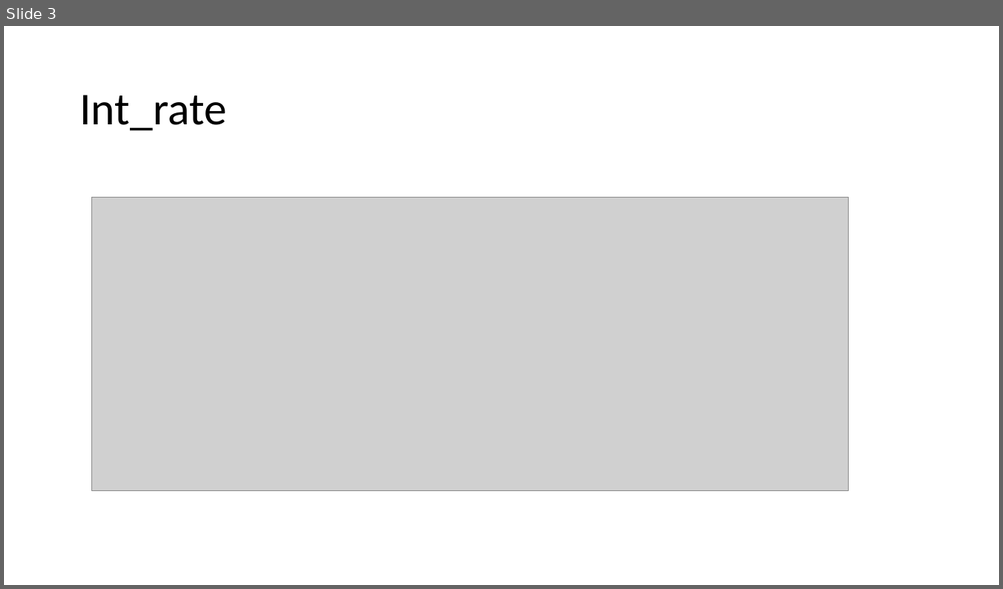
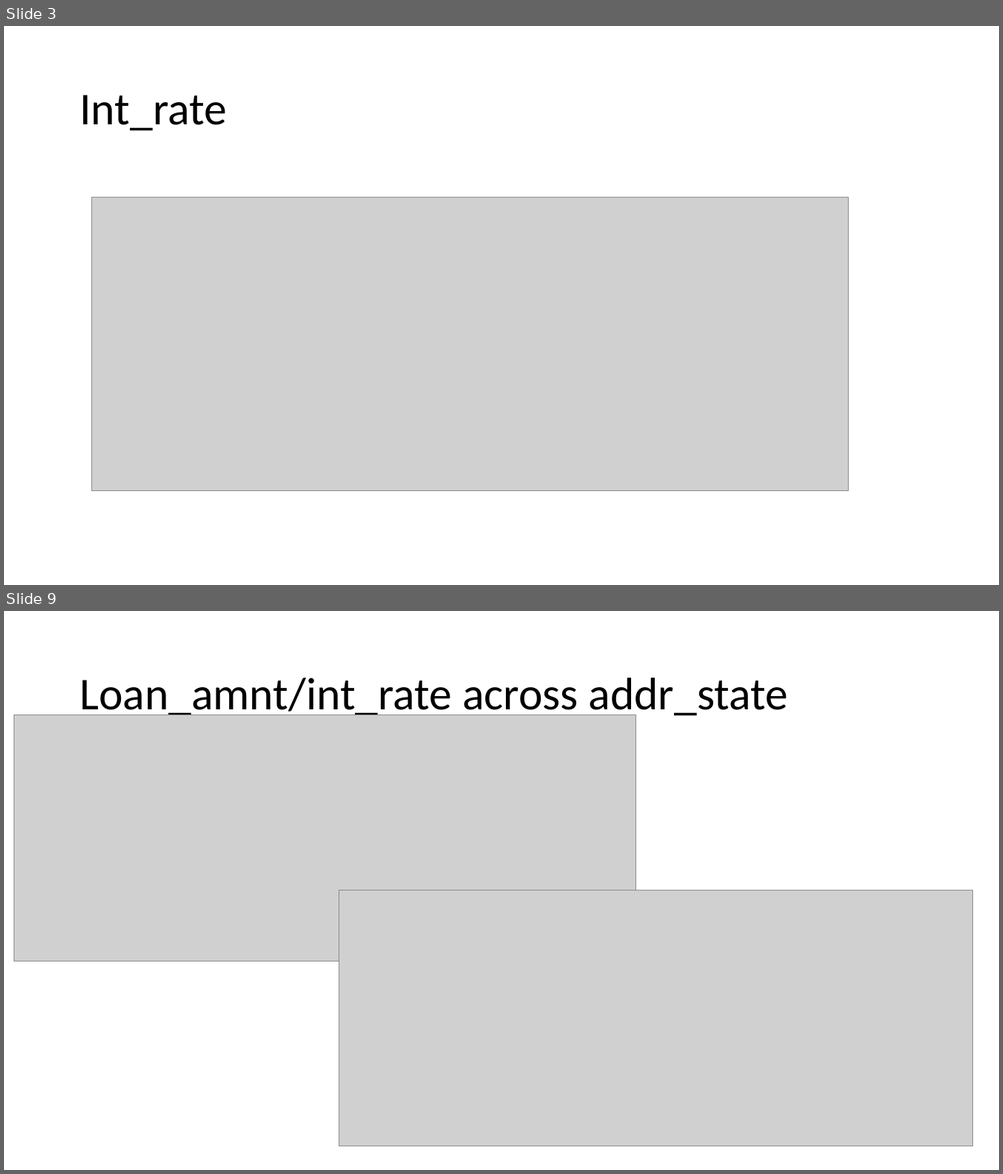
Before and after one commit to krishnajiraoh/upGrad_lending_club_case_study, a slide deck: Insights.pptx. Shown one above the other, each under a label of ours: slide 3 before the commit, slides 3 and 9 after it; the slides between them are not shown. The pictures are 1003x589 and 1003x1174 pixels, drawn with LibreOffice and Linux fonts; fonts in the diff are those of the drawing; grey boxes stand for pictures. Boxes give left, top, right and bottom in pixels: in the first picture for what was removed or moved away, otherwise in the second. Text is boxed around its words. In the diff, an @@ line names an element or a change of style, - is before the commit and + after.

```diff
--- a/Insights.pptx
+++ b/Insights.pptx
@@ slide 9 added at (4, 611, 999, 1170), background #FFFFFF @@
@@ title added at (79, 678, 788, 721), 44 pt, text #000000 @@
+Loan_amnt/int_rate across addr_state
@@ picture added at (14, 715, 636, 962) @@
@@ picture added at (339, 891, 973, 1147) @@
```
Also in this commit, not shown: 5 other slides added, 1 slide removed, 3 other files.
